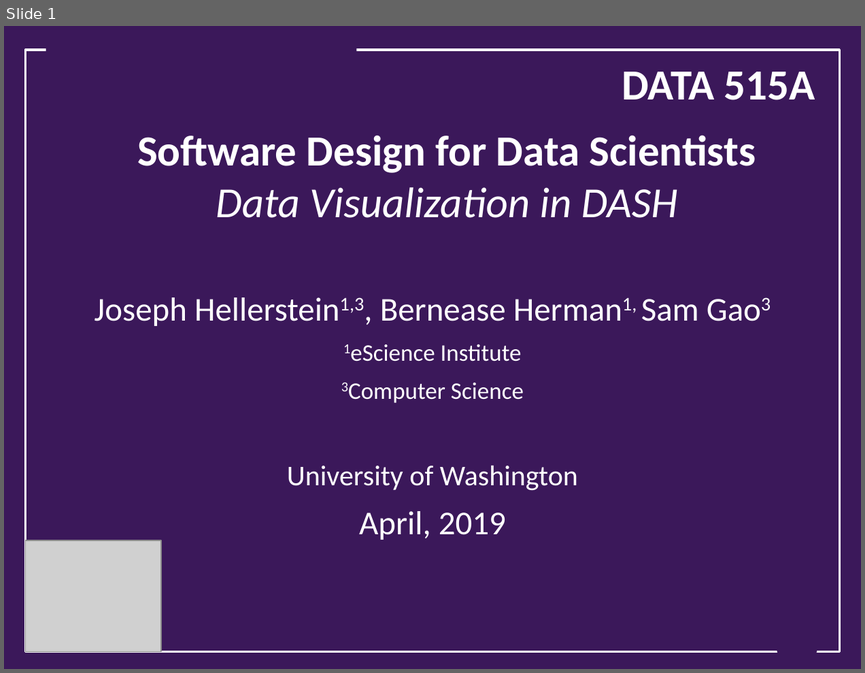
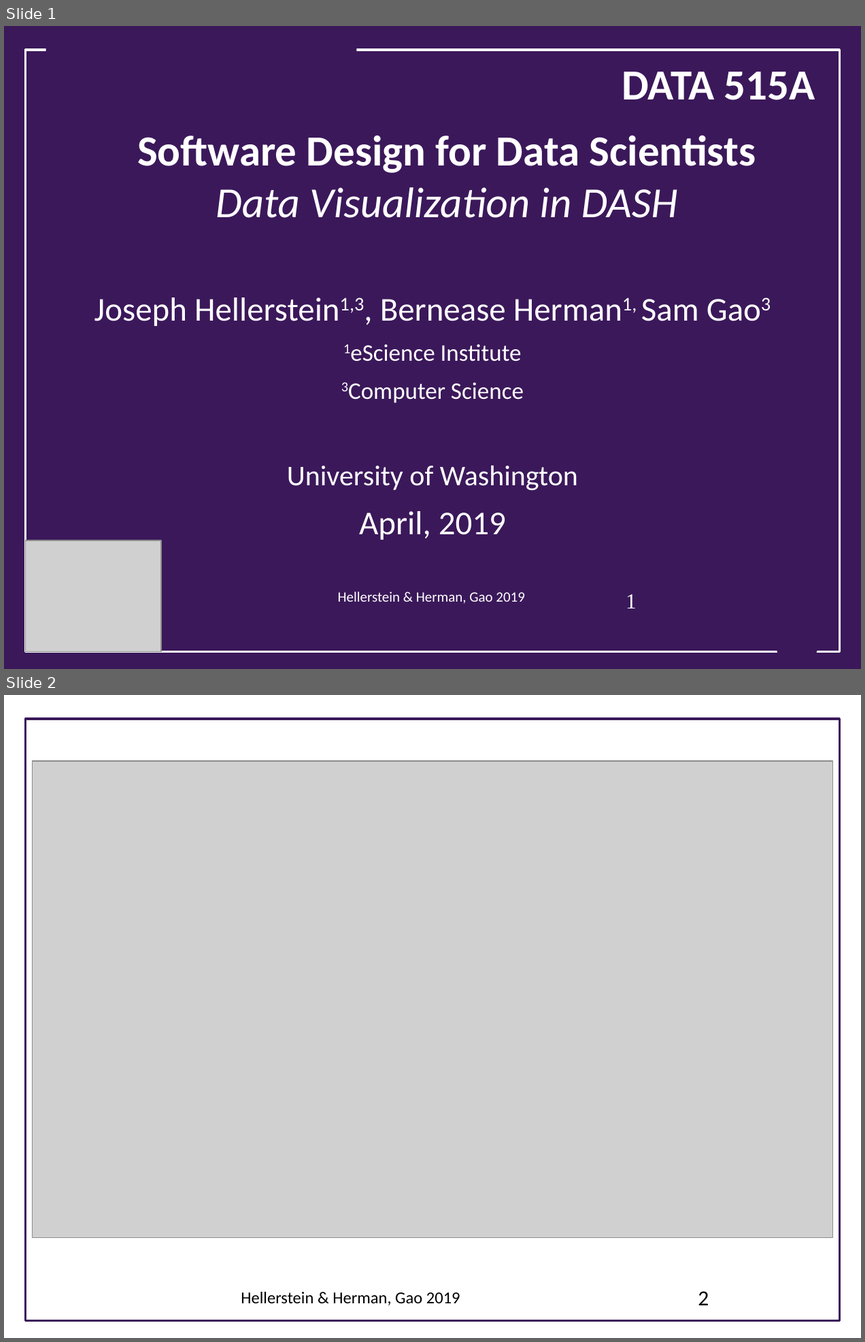
Before and after one commit to UWSEDS/LectureNotes, a slide deck: DASH_visualizations/DASH Visualizations.pptx. Shown one above the other, each under a label of ours: slide 1 before the commit, slides 1 and 2 after it. The pictures are 865x673 and 865x1342 pixels, drawn with LibreOffice and Linux fonts; fonts in the diff are those of the drawing; grey boxes stand for pictures; background and template pictures are left out. Boxes give left, top, right and bottom in pixels: in the first picture for what was removed or moved away, otherwise in the second. Text is boxed around its words. In the diff, an @@ line names an element or a change of style, - is before the commit and + after.

```diff
--- a/DASH_visualizations/DASH Visualizations.pptx
+++ b/DASH_visualizations/DASH Visualizations.pptx
@@ slide 2 added at box(4, 695, 861, 1338), background #FFFFFF @@
@@ rectangle added at box(26, 719, 839, 1321), outline #3B185A 1.76 pt @@
@@ picture added at box(33, 761, 832, 1238) @@
@@ text added at box(241, 1291, 460, 1305), 14 pt, text #000000 @@
+Hellerstein & Herman, Gao 2019
@@ page number added at box(698, 1291, 708, 1305), 18 pt, text #000000 @@
+2
@@ slide 1 changed as well @@
@@ text added at box(338, 591, 525, 603), 12 pt, text #FFFFFF @@
+Hellerstein & Herman, Gao 2019
@@ page number added at box(626, 594, 636, 608), 18 pt, text #FFFFFF @@
+1
```
Also in this commit, not shown: 4 other slides added.
